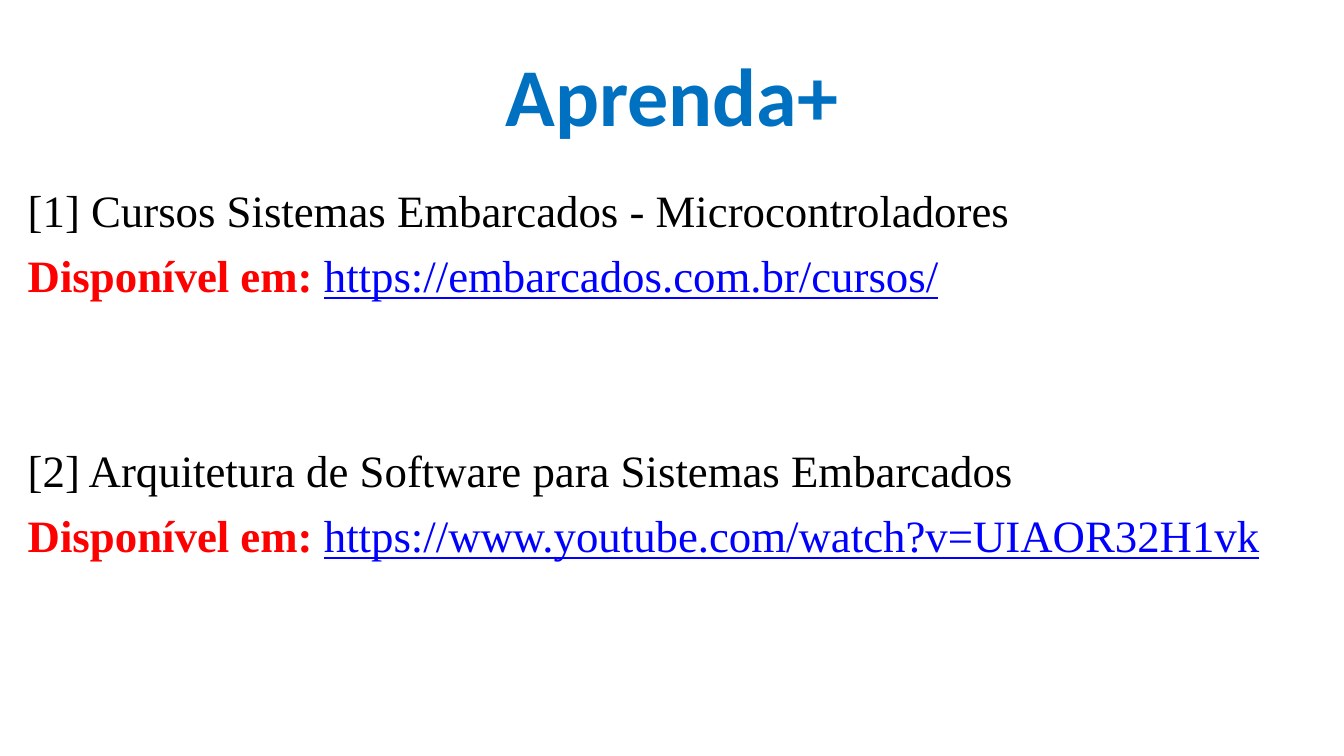
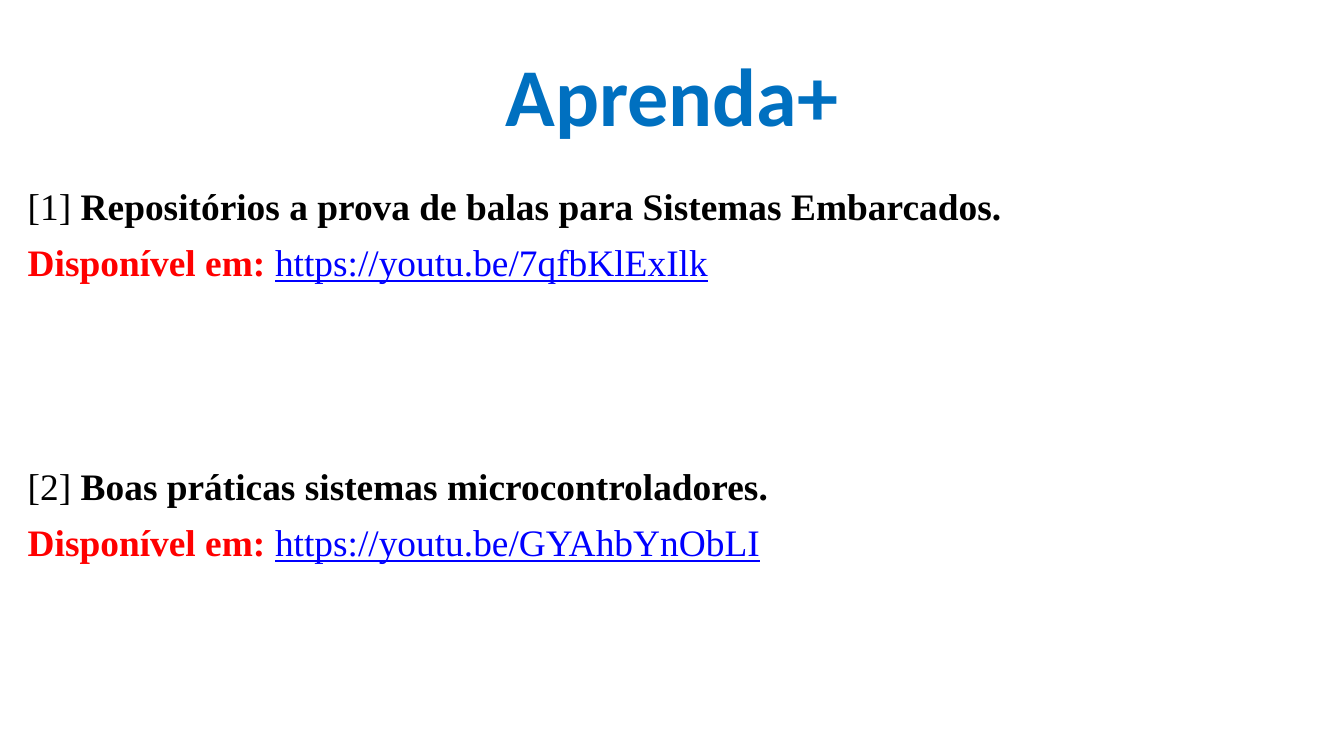
Before and after one commit to CloudEducationBrazil/WydenArea1ProgramacaoMicrocontroladores, a slide deck: slide 12 of 01 Classes/Aula 10 - Programação Microcontroladores - Projetos com Microcontroladores Boas Práticas e Wifi.pptx (slide 6 before the commit). Drawn at 1344x756 pixels with LibreOffice and Linux fonts; fonts in the diff are those of the drawing; background and template pictures are left out. Boxes give left, top, right and bottom in pixels: in the first picture for what was removed or moved away, otherwise in the second. Text is boxed around its words. In the diff, an @@ line names an element or a change of style, - is before the commit and + after.

```diff
--- a/01 Classes/Aula 10 - Programação Microcontroladores - Projetos com Microcontroladores Boas Práticas e Wifi.pptx
+++ b/01 Classes/Aula 10 - Programação Microcontroladores - Projetos com Microcontroladores Boas Práticas e Wifi.pptx
@@ text at [28, 194, 1001, 563]: text changed; size 24 to 20 pt; bold on @@
-[1] Cursos Sistemas Embarcados - Microcontroladores
-Disponível em: https://embarcados.com.br/cursos/
-[2] Arquitetura de Software para Sistemas Embarcados
-Disponível em: https://www.youtube.com/watch?v=UIAOR32H1vk
+[1] Repositórios a prova de balas para Sistemas Embarcados.
+Disponível em: https://youtu.be/7qfbKlExIlk
+[2] Boas práticas sistemas microcontroladores.
+Disponível em: https://youtu.be/GYAhbYnObLI
```
Also in this commit, not shown: 4 other slides changed, 7 slides added, 1 slide removed, 4 other files.
